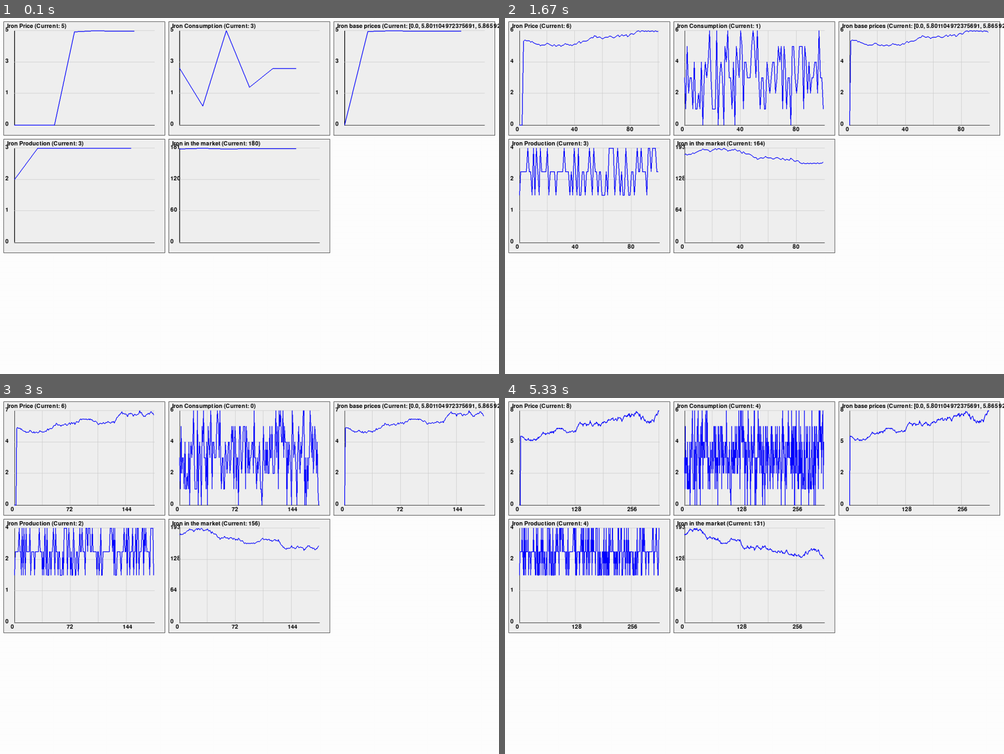
Above: before the commit, frames 1-4 (two rows, left to right).
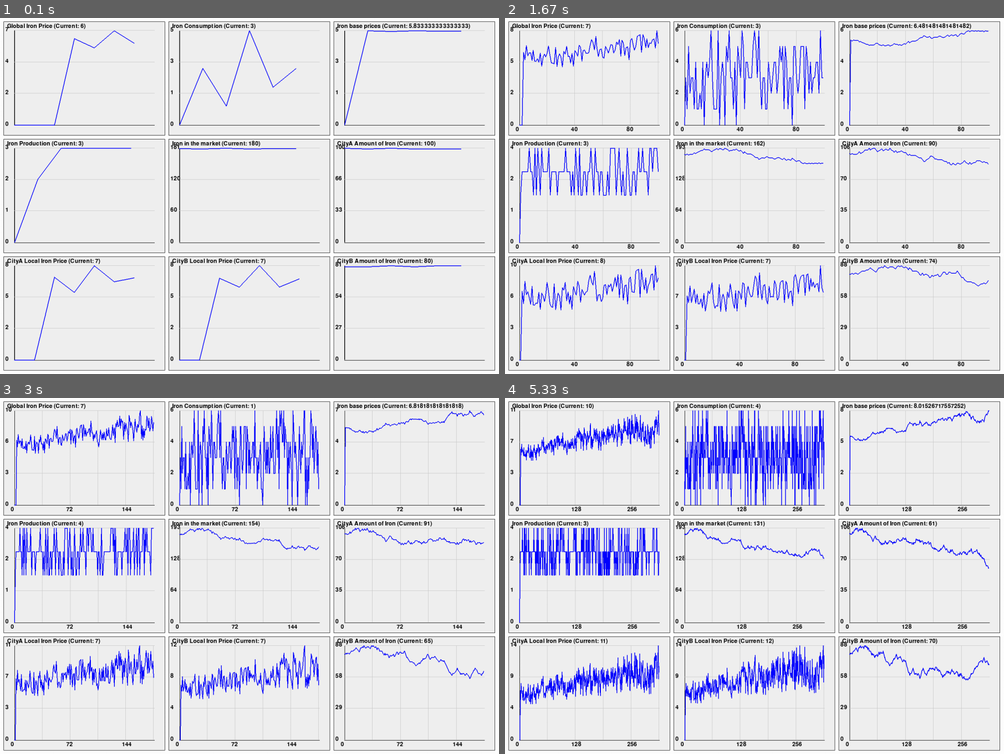
Above: after the commit, the same moments.

Repository: Neptun332/merchant-game-v2
Game: pygame game, started from game.py
Same seed, same stepped clock (60 frames per second), same inputs: the game is played once before the commit and once after it.
Inputs:
- Up to frame 1 (0.1 s): no input
- Up to frame 2 (1.67 s): no input
- Up to frame 3 (3 s): no input
- Up to frame 4 (5.33 s): no input

The runs differ from the first frame. In frame 1, 4.5% of the frame differs, in the area x 0-100%, y 1-100%; in frame 2, 11%; in frame 3, 12%; in frame 4, 14%.

Commit message:
added local market with local demand and supply

Diff:
--- /dev/null
+++ b/city.py
@@ -0,0 +1,33 @@
+import random
+from local_market import LocalMarket
+from resources import Resource, ResourceName
+
+
+class City:
+    def __init__(self, name: str, local_market: LocalMarket):
+        self.name = name
+        self.development_level = 1.0  # Base development level, can be increased over time
+
+
+        self.local_market = local_market
+
+    def consume_resources(self):
+        """Consume random amounts of resources each game tick."""
+        for resource_name in ResourceName:
+            # Random consumption between 1 and 5 units
+            consumption_amount = random.randint(0, 3)
+            self.local_market.remove_consumed_resource(resource_name, consumption_amount)
+
+
+    def produce_resources(self):
+        """Produce resources based on city development level each game tick."""
+        for resource_name in ResourceName:
+            # Base production is 1-3 units, multiplied by development level
+            base_production = random.randint(1, 2)
+            production_amount = int(base_production * self.development_level)
+            self.local_market.add_produced_resource(resource_name, production_amount)
+
+
+    def get_local_price(self, resource_name: ResourceName) -> float:
+        """Get the current local price for a resource"""
+        return self.local_market.current_price[resource_name]
--- a/display.py
+++ b/display.py
@@ -125,7 +125,7 @@
             global_market.price_history[ResourceName.Iron],
             grid_x=0,
             grid_y=0,
-            title=f"Iron Price (Current: {int(global_market.current_price[ResourceName.Iron])})"
+            title=f"Global Iron Price (Current: {int(global_market.current_price[ResourceName.Iron])})"
         )
 
         # Draw Iron consumption in top-right (1,0)
@@ -160,8 +160,31 @@
                 global_market.base_prices_history[ResourceName.Iron],
                 grid_x=2,
                 grid_y=0,
-                title=f"Iron base prices (Current: {global_market.base_prices_history[ResourceName.Iron]})"
+                title=f"Iron base prices (Current: {global_market.base_prices[ResourceName.Iron]})"
             )
+
+        # Draw local market prices for each city
+        city_index = 0
+        for city in global_market.cities.values():
+            if city_index < 2:  # Only show first two cities to avoid overcrowding
+                self.draw_chart(
+                    city.local_market.price_history[ResourceName.Iron],
+                    grid_x=city_index,
+                    grid_y=2,
+                    title=f"{city.name} Local Iron Price (Current: {int(city.local_market.current_price[ResourceName.Iron])})"
+                )
+                city_index += 1
+
+        city_index = 0
+        for city in global_market.cities.values():
+            if city_index < 2:  # Only show first two cities to avoid overcrowding
+                self.draw_chart(
+                    city.local_market.amount_history[ResourceName.Iron],
+                    grid_x=2,
+                    grid_y=city_index+1,
+                    title=f"{city.name} Amount of Iron (Current: {int(city.local_market.resources[ResourceName.Iron].amount)})"
+                )
+                city_index += 1
 
     def update(self):
         for event in pygame.event.get():
--- a/game.py
+++ b/game.py
@@ -1,5 +1,7 @@
+from city import City
 from events import EventManager
-from map import GameMap, City
+from local_market import LocalMarket
+from map import GameMap
 from npc import NPC
 from resources import ResourceName, Resource
 from global_market import GlobalMarket
@@ -17,8 +19,8 @@
 
     def setup(self):
         # Setup cities
-        city1 = City("CityA", {ResourceName.Iron: Resource(ResourceName.Iron, 100)})
-        city2 = City("CityB", {ResourceName.Iron: Resource(ResourceName.Iron, 80)})
+        city1 = City("CityA", LocalMarket(self.global_market, {ResourceName.Iron: Resource(ResourceName.Iron, 100)}))
+        city2 = City("CityB", LocalMarket(self.global_market, {ResourceName.Iron: Resource(ResourceName.Iron, 80)}))
         self.game_map.add_city(city1)
         self.game_map.add_city(city2)
 
@@ -31,6 +33,7 @@
         running = True
         iter = 0
         while running:
+            self.global_market.update_prices()
             # Process city resource consumption and production
             for city_name, city in self.game_map.cities.items():
                 city.consume_resources()
@@ -41,7 +44,6 @@
                 city = self.game_map.get_city("CityA")
                 if city:
                     npc.trade(city)
-            self.global_market.update_prices()
 
             self.display.draw(self.global_market)
             self.display.update()
--- a/global_market.py
+++ b/global_market.py
@@ -1,14 +1,18 @@
 import random
+from local_market import LocalMarket
 from map import City
 from npc import NPC
 from resources import ResourceName
 from collections import defaultdict
+
+
 class GlobalMarket:
 
     def __init__(self, cities: list[City], npcs: list[NPC]):
         self.cities = cities
         self.npcs = npcs
 
+        self.price_change_factor = 10
         self.total_gold = 0
         self.base_prices = defaultdict(int)
 
@@ -38,6 +42,9 @@
         }
 
 
+        self.local_markets: list[LocalMarket] = []
+
+
     def update_prices(self):
         # Calculate total consumption and production
         self.calculate_total_resource_consumed()
@@ -56,6 +63,9 @@
             self.amount_history[resource_name].append(self.total_amount[resource_name])
             self.base_prices_history[resource_name].append(self.base_prices[resource_name])
 
+        for local_market in self.local_markets:
+            local_market.update_prices()
+
 
     def get_resource_price(self, resource_name: ResourceName) -> float:
         return (self.base_prices[resource_name] * (1 + self.get_resource_price_change(resource_name)))
@@ -67,7 +77,7 @@
         return self.total_produced[resource_name] + self.total_amount[resource_name]
 
     def get_resource_price_change(self, resource_name: ResourceName) -> float:
-        return 0.1 * (self.get_resource_demand(resource_name) / (self.get_resource_supply(resource_name) + 1))
+        return self.price_change_factor * (self.get_resource_demand(resource_name) / (self.get_resource_supply(resource_name) + 1))
 
     def calculate_total_resource_consumed(self):
         """
@@ -78,9 +88,9 @@
             self.total_consumed[resource_name] = 0
 
         # Sum up consumption and production from all cities
-        for city in self.cities.values():
-            for resource_name in city.consumed_resources:
-                self.total_consumed[resource_name] += city.consumed_resources[resource_name]
+        for local_market in self.local_markets:
+            for resource_name in local_market.consumed_resources:
+                self.total_consumed[resource_name] += local_market.consumed_resources[resource_name]
 
 
     def calculate_total_resource_produced(self):
@@ -92,9 +102,9 @@
             self.total_produced[resource_name] = 0
 
         # Sum up consumption and production from all cities
-        for city in self.cities.values():
-            for resource_name in city.produced_resources:
-                self.total_produced[resource_name] += city.produced_resources[resource_name]
+        for local_market in self.local_markets:
+            for resource_name in local_market.produced_resources:
+                self.total_produced[resource_name] += local_market.produced_resources[resource_name]
 
 
     def calculate_total_resource_amount(self):
@@ -106,9 +116,9 @@
             self.total_amount[resource_name] = 0
 
         # Sum up consumption and production from all cities
-        for city in self.cities.values():
-            for resource_name in city.resources:
-                self.total_amount[resource_name] += city.resources[resource_name].amount
+        for local_market in self.local_markets:
+            for resource_name in local_market.resources:
+                self.total_amount[resource_name] += local_market.resources[resource_name].amount
 
     def calculate_total_gold(self):
         """
@@ -116,8 +126,8 @@
         """
         self.total_gold = 0
         # Sum up consumption and production from all cities
-        for city in self.cities.values():
-            self.total_gold += city.gold
+        for local_market in self.local_markets:
+            self.total_gold += local_market.gold
 
         for npc in self.npcs:
             self.total_gold += npc.gold
--- /dev/null
+++ b/local_market.py
@@ -0,0 +1,67 @@
+from collections import defaultdict
+from resources import ResourceName, Resource
+
+class LocalMarket:
+    def __init__(self, global_market: 'GlobalMarket',  resources: dict[ResourceName, Resource]):
+        self.global_market = global_market
+        self.global_market.local_markets.append(self)
+
+        self.resources = resources
+        self.gold = 500
+        self.price_change_factor = 5
+
+        self.produced_resources = defaultdict(int)
+        self.consumed_resources = defaultdict(int)
+
+        # Price data
+        self.base_prices = defaultdict(int)
+        self.current_price = defaultdict(float)
+        self.price_history = defaultdict(list)
+
+        # History tracking
+        self.consumption_history = defaultdict(list)
+        self.production_history = defaultdict(list)
+        self.amount_history = defaultdict(list)
+
+        self.base_prices = self.global_market.current_price
+        self.current_price[ResourceName.Iron] = self.base_prices[ResourceName.Iron]
+        self.price_history[ResourceName.Iron] = [self.current_price[ResourceName.Iron]]
+
+
+    def update_prices(self):
+        self.base_prices = self.global_market.current_price
+
+        # Update prices and history
+        for resource_name in self.base_prices.keys():
+            self.current_price[resource_name] = self.get_resource_price(resource_name)
+            self.price_history[resource_name].append(self.current_price[resource_name])
+
+            # Update history
+            self.consumption_history[resource_name].append(self.consumption_history[resource_name])
+            self.production_history[resource_name].append(self.production_history[resource_name])
+            self.amount_history[resource_name].append(self.resources[resource_name].amount)
+
+    def get_resource_price(self, resource_name: ResourceName) -> float:
+        """Calculate the current price for a resource"""
+        return self.base_prices[resource_name] * (1 + self.get_resource_price_change(resource_name))
+
+    def get_resource_demand(self, resource_name: ResourceName) -> int:
+        """Get the current demand for a resource"""
+        return self.consumed_resources[resource_name]
+
+    def get_resource_supply(self, resource_name: ResourceName) -> int:
+        """Get the current supply for a resource"""
+        return self.produced_resources[resource_name] + self.resources[resource_name].amount
+
+    def get_resource_price_change(self, resource_name: ResourceName) -> float:
+        return self.price_change_factor * (self.get_resource_demand(resource_name) / (self.get_resource_supply(resource_name) + 1))
+
+    def add_produced_resource(self, resource_name: ResourceName, amount: int):
+        self.resources[resource_name].amount += amount
+        self.produced_resources[resource_name] = amount
+
+    def remove_consumed_resource(self, resource_name: ResourceName, amount: int):
+        # Ensure we don't consume more than available
+        actual_consumption = min(amount, self.resources[resource_name].amount)
+        self.resources[resource_name].amount -= actual_consumption
+        self.consumed_resources[resource_name] = actual_consumption
--- a/map.py
+++ b/map.py
@@ -1,34 +1,8 @@
 from resources import ResourceName, Resource
 import random
+from local_market import LocalMarket
+from city import City
 
-class City:
-    def __init__(self, name: str, resources: dict[ResourceName, Resource]):
-        self.name = name
-        self.resources = resources
-        self.development_level = 1.0  # Base development level, can be increased over time
-        self.gold = 500
-
-        self.produced_resources = {}
-        self.consumed_resources = {}
-
-    def consume_resources(self):
-        """Consume random amounts of resources each game tick."""
-        for resource_name, resource in self.resources.items():
-            # Random consumption between 1 and 5 units
-            consumption_amount = random.randint(0, 3)
-            # Ensure we don't consume more than available
-            actual_consumption = min(consumption_amount, resource.amount)
-            resource.amount -= actual_consumption
-            self.consumed_resources[resource_name] = actual_consumption
-
-    def produce_resources(self):
-        """Produce resources based on city development level each game tick."""
-        for resource_name, resource in self.resources.items():
-            # Base production is 1-3 units, multiplied by development level
-            base_production = random.randint(1, 2)
-            production_amount = int(base_production * self.development_level)
-            resource.amount += production_amount
-            self.produced_resources[resource_name] = production_amount
 
 class GameMap:
     def __init__(self):
--- a/npc.py
+++ b/npc.py
@@ -1,5 +1,7 @@
 from resources import ResourceName, Resource
 from map import City
+import random
+
 class NPC:
     def __init__(self, name: str, resources: dict[ResourceName, Resource]):
         self.name = name
@@ -7,5 +9,45 @@
         self.gold = 50
 
     def trade(self, city: City):
-        # Simple trade logic
         pass
+        # """Trade with a city using local market prices"""
+        # # Simple trade logic - buy or sell based on price and available resources
+        # for resource_name, resource in self.resources.items():
+        #     if resource_name in city.resources:
+        #         # Get local price from city's market
+        #         local_price = city.get_local_price(resource_name)
+
+        #         # Decide whether to buy or sell based on price and random chance
+        #         if random.random() < 0.5:  # 50% chance to attempt a buy
+        #             self.try_buy_resource(city, resource_name, local_price)
+        #         else:  # 50% chance to attempt a sell
+        #             self.try_sell_resource(city, resource_name, local_price)
+
+    def try_buy_resource(self, city: City, resource_name: ResourceName, price: float):
+        """Try to buy a resource from the city"""
+        # Only buy if city has resources and NPC has enough gold
+        city_resource = city.resources[resource_name]
+        if city_resource.amount > 0 and self.gold >= price:
+            # Buy 1 unit
+            amount_to_buy = 1
+            cost = amount_to_buy * price
+
+            # Transfer resource and gold
+            city_resource.amount -= amount_to_buy
+            self.resources[resource_name].amount += amount_to_buy
+            self.gold -= cost
+            city.gold += cost
+
+    def try_sell_resource(self, city: City, resource_name: ResourceName, price: float):
+        """Try to sell a resource to the city"""
+        # Only sell if NPC has resources and city has enough gold
+        if self.resources[resource_name].amount > 0 and city.gold >= price:
+            # Sell 1 unit
+            amount_to_sell = 1
+            revenue = amount_to_sell * price
+
+            # Transfer resource and gold
+            self.resources[resource_name].amount -= amount_to_sell
+            city.resources[resource_name].amount += amount_to_sell
+            self.gold += revenue
+            city.gold -= revenue
